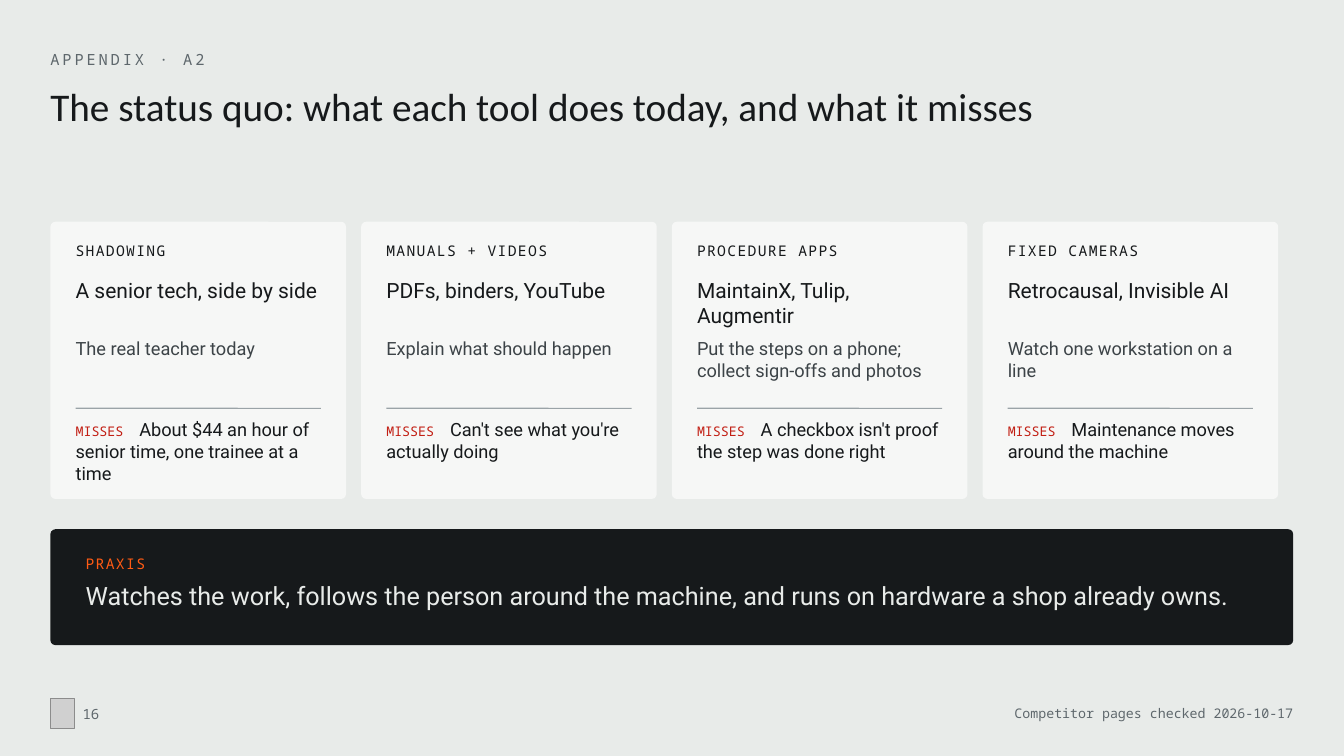
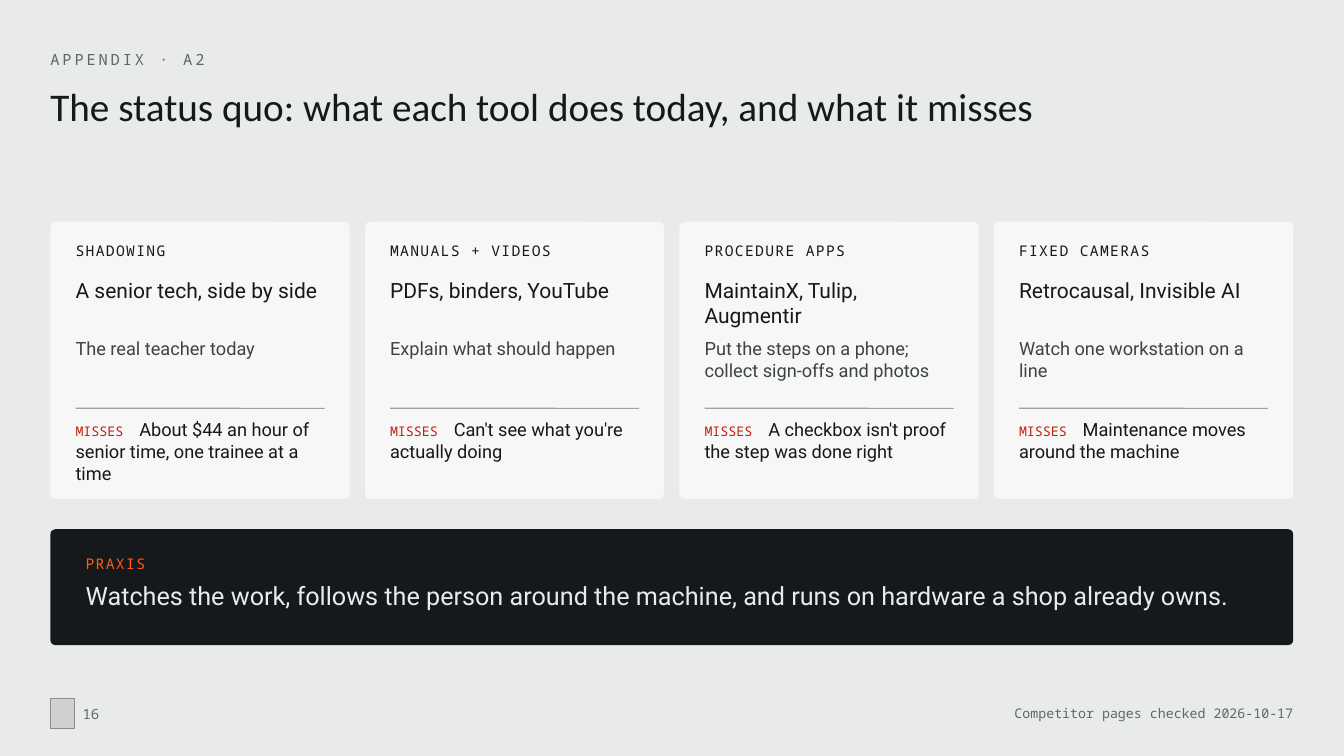
Before and after one commit to MonishSaravana/praxis, a slide deck: slide 16 of deck/Praxis_SAH_Oct2026.pptx. Drawn at 1344x756 pixels with LibreOffice and Linux fonts; fonts in the diff are those of the drawing; grey boxes stand for pictures. Boxes give left, top, right and bottom in pixels: in the first picture for what was removed or moved away, otherwise in the second. Text is boxed around its words. In the diff, an @@ line names an element or a change of style, - is before the commit and + after.

```diff
--- a/deck/Praxis_SAH_Oct2026.pptx
+++ b/deck/Praxis_SAH_Oct2026.pptx
@@ rounded rectangle: place and size @@
-rounded rectangle at bbox=[50, 222, 346, 499]
+rounded rectangle at bbox=[50, 222, 350, 499]
@@ rounded rectangle: place and size @@
-rounded rectangle at bbox=[361, 222, 656, 499]
+rounded rectangle at bbox=[365, 222, 664, 499]
@@ rounded rectangle: place and size @@
-rounded rectangle at bbox=[673, 222, 968, 499]
+rounded rectangle at bbox=[680, 222, 979, 499]
@@ rounded rectangle: place and size @@
-rounded rectangle at bbox=[983, 222, 1278, 499]
+rounded rectangle at bbox=[994, 222, 1294, 499]
@@ text "MANUALS + VIDEOS": place and size @@
-text "MANUALS + VIDEOS" at bbox=[386, 245, 547, 256]
+text "MANUALS + VIDEOS" at bbox=[390, 245, 550, 256]
@@ text "PROCEDURE APPS": place and size @@
-text "PROCEDURE APPS" at bbox=[697, 245, 837, 256]
+text "PROCEDURE APPS" at bbox=[705, 245, 845, 256]
@@ text "FIXED CAMERAS": place and size @@
-text "FIXED CAMERAS" at bbox=[1008, 245, 1138, 256]
+text "FIXED CAMERAS" at bbox=[1019, 245, 1150, 256]
@@ text "PDFs, binders, YouTube": place and size @@
-text "PDFs, binders, YouTube" at bbox=[386, 282, 605, 301]
+text "PDFs, binders, YouTube" at bbox=[390, 282, 608, 301]
@@ text "MaintainX, Tulip, Augmentir": place and size @@
-text "MaintainX, Tulip, Augmentir" at bbox=[697, 282, 849, 328]
+text "MaintainX, Tulip, Augmentir" at bbox=[705, 282, 857, 328]
@@ text "Retrocausal, Invisible AI": place and size @@
-text "Retrocausal, Invisible AI" at bbox=[1008, 282, 1229, 301]
+text "Retrocausal, Invisible AI" at bbox=[1019, 282, 1240, 301]
@@ text "Explain what should happen": place and size @@
-text "Explain what should happen" at bbox=[386, 341, 612, 359]
+text "Explain what should happen" at bbox=[390, 341, 616, 359]
@@ text "Put the steps on a ...": place and size @@
-text "Put the steps on a ..." at bbox=[697, 341, 922, 381]
+text "Put the steps on a ..." at bbox=[705, 341, 929, 381]
@@ text "Watch one workstation on a ...": place and size @@
-text "Watch one workstation on a ..." at bbox=[1008, 341, 1233, 377]
+text "Watch one workstation on a ..." at bbox=[1019, 341, 1244, 377]
@@ text "MISSES Can't see what you're ...": place and size @@
-text "MISSES Can't see what you're ..." at bbox=[386, 422, 620, 462]
+text "MISSES Can't see what you're ..." at bbox=[390, 422, 623, 462]
@@ line moved from (386, 408) - (631, 408) to (390, 408) - (639, 408) @@
@@ text "MISSES A checkbox isn't proof ...": place and size @@
-text "MISSES A checkbox isn't proof ..." at bbox=[697, 422, 938, 462]
+text "MISSES A checkbox isn't proof ..." at bbox=[705, 422, 946, 462]
@@ line moved from (698, 408) - (943, 408) to (705, 408) - (954, 408) @@
@@ text "MISSES Maintenance moves around the ...": place and size @@
-text "MISSES Maintenance moves around the ..." at bbox=[1008, 423, 1235, 458]
+text "MISSES Maintenance moves around the ..." at bbox=[1019, 423, 1246, 458]
@@ line moved from (1008, 408) - (1253, 408) to (1019, 408) - (1268, 408) @@
```
Also in this commit, not shown: 18 other slides changed, 30 other files.
